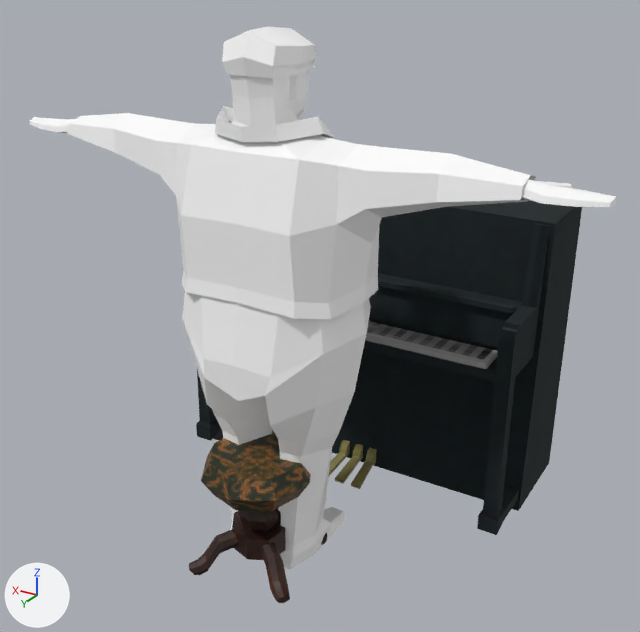
The glTF model assets/Patron/SK_Patron.glb: old version first, new version second.
One viewpoint serves both versions: a 50 mm camera at (-2.05, 3.01, 2.78) aimed at (0.01, -0.42, 1.07). The axes (+X, +Y, +Z) are drawn at lower left. The lights are the same throughout. The picture after the commit comes second. Where no turn or scale is listed for an object, it has been applied to the vertices. Vertices at exactly the same position are counted once.

Script lines for the objects in view, before the commit:
```python
mat_m_patron = bpy.data.materials.new('M_Patron')
mat_m_patron.use_nodes = True; mat_m_patron.node_tree.nodes.clear()
_N = mat_m_patron.node_tree.nodes; _L = mat_m_patron.node_tree.links
n0 = _N.new('ShaderNodeBsdfPrincipled'); n0.name = 'Principled BSDF'
n0.inputs[2].default_value = 0.553  # 'Roughness'
n1 = _N.new('ShaderNodeOutputMaterial'); n1.name = 'Material Output'
n2 = _N.new('ShaderNodeVertexColor'); n2.name = 'Color Attribute'
_L.new(n0.outputs[0], n1.inputs[0])  # 'BSDF' to 'Surface'
_L.new(n2.outputs[0], n0.inputs[0])  # 'Color' to 'Base Color'
me_circle_018 = bpy.data.meshes.new('Circle.018')
me_circle_018.from_pydata(...)  # 913 vertices, 1678 faces; spans x -1.4..1.41, y -1.43..0.44, z -0.02..2.45
# faces by material slot: [398, 814, 466]
me_circle_018.materials.append(mat_m_piano)
me_circle_018.materials.append(mat_m_patron)
me_circle_018.materials.append(mat_m_piano_stool)
ob_sm_piano = bpy.data.objects.new('SM_Piano', me_circle_018)
ob_sm_piano.location = (0.0, 0.0, 0.0)
```
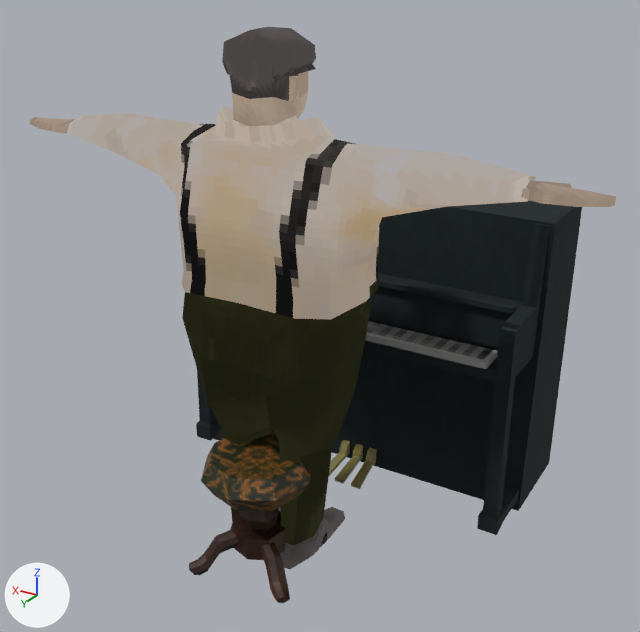
Patch to the scene script:
```diff
--- a/assets/Patron/SK_Patron.glb.py
+++ b/assets/Patron/SK_Patron.glb.py
@@ img_patron_colour @@
+img_patron_colour = load_image('Patron Colour', '_unpacked/Patron_Colour', 128, 128, 'sRGB')
@@ mat_m_patron @@
 mat_m_patron = bpy.data.materials.new('M_Patron')
-# nodes: BsdfPrincipled, OutputMaterial, VertexColor
+# nodes: BsdfPrincipled, Mix, OutputMaterial, TexImage, VertexColor
+# colours: black #000000, mixed with the vertex colours
+# uses the picture img_patron_colour
@@ me_circle_018 @@
 me_circle_018.from_pydata(...)  # 913 vertices, 1678 faces; spans x -1.4..1.41, y -1.43..0.44, z -0.02..2.45
 # used by ob_sm_piano; location = (0.0, 0.0, 0.0)
+# me_circle_018 part 1: texture (UV) coordinates of 814 of 1678 faces, centred in x -1.4..1.4, y -0.42..0.29, z 0.0..2.43, changed; they spanned u 0.0..1.0, v 0.0..1.0 and now span u 0.01..0.98, v 0.01..0.86
 me_circle_018.materials.append(mat_m_piano)
```

Pixel boxes [x1, y1, x2, y2] of what changed, in the pictures (640 x 632 px):
'SM_Piano', surface changed (darker)
    both: [30, 27, 616, 571]
part 1 of me_circle_018, surface changed (darker)
    both: [30, 27, 616, 569]
